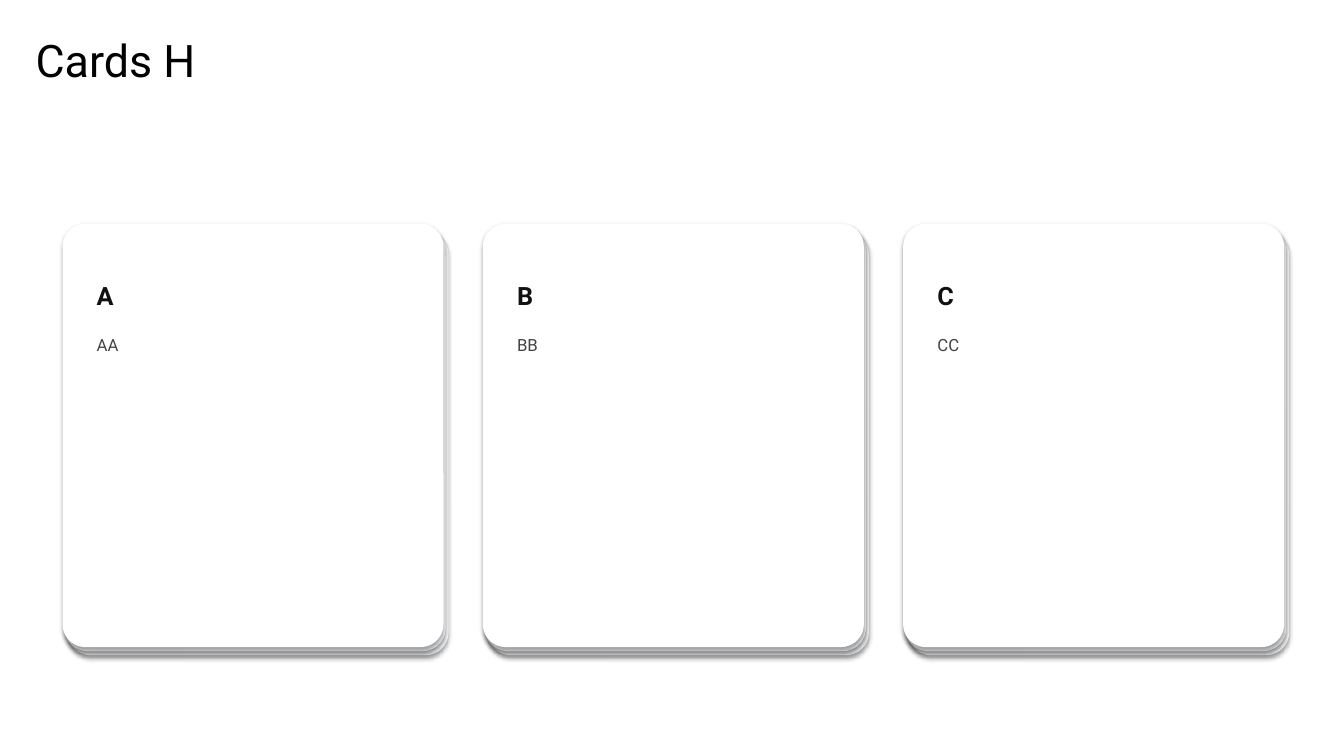
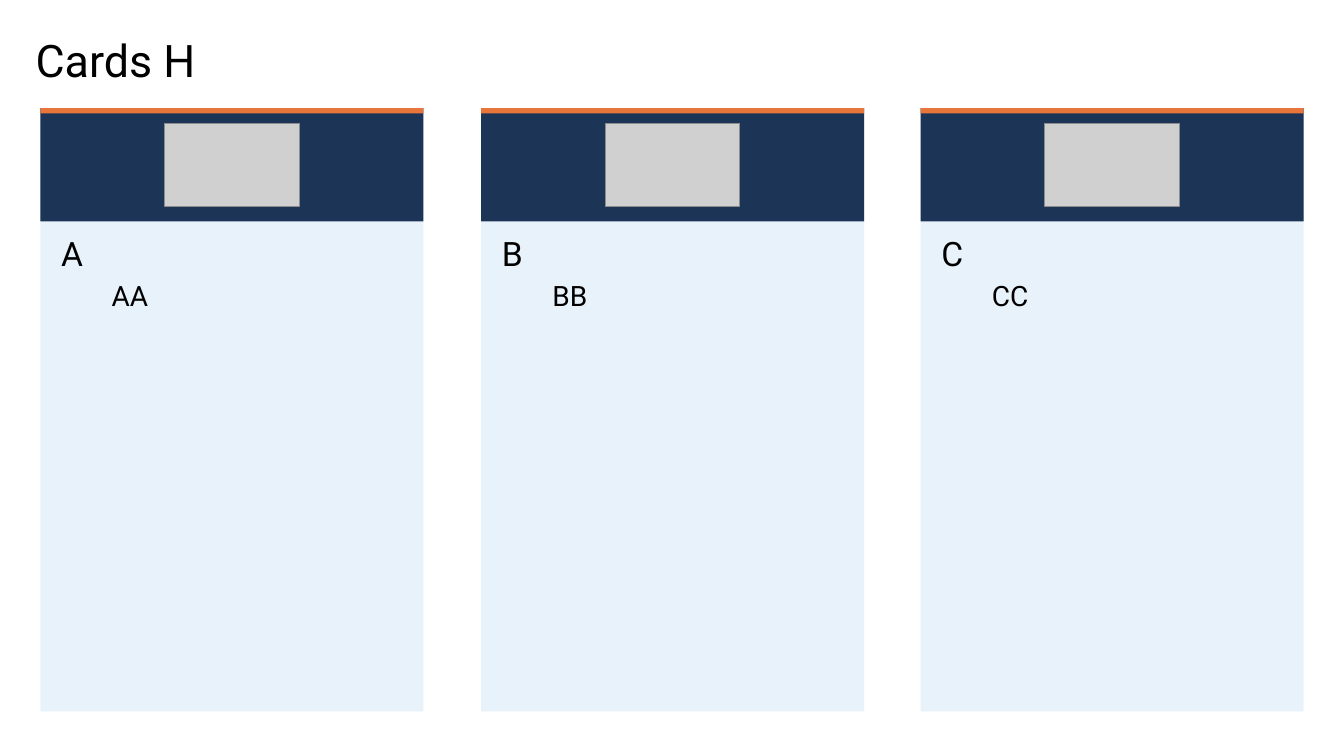
Before and after one commit to ymuichiro/pptx-parser-for-ai, a slide deck: slide 8 of examples/review/sample-deck.generated.pptx. Drawn at 1344x756 pixels with LibreOffice and Linux fonts; fonts in the diff are those of the drawing; grey boxes stand for pictures. Boxes give left, top, right and bottom in pixels: in the first picture for what was removed or moved away, otherwise in the second. Text is boxed around its words. In the diff, an @@ line names an element or a change of style, - is before the commit and + after.

```diff
--- a/examples/review/sample-deck.generated.pptx
+++ b/examples/review/sample-deck.generated.pptx
@@ rectangle added at box(40, 108, 423, 712), fill #E8F2FB @@
@@ rectangle added at box(40, 108, 423, 221), fill #1C3557 @@
@@ rectangle added at box(40, 108, 423, 113), fill #E8763A @@
@@ rectangle added at box(481, 108, 864, 712), fill #E8F2FB @@
@@ rectangle added at box(481, 108, 864, 221), fill #1C3557 @@
@@ rectangle added at box(481, 108, 864, 113), fill #E8763A @@
@@ rectangle added at box(921, 108, 1304, 712), fill #E8F2FB @@
@@ rectangle added at box(921, 108, 1304, 221), fill #1C3557 @@
@@ rectangle added at box(921, 108, 1304, 113), fill #E8763A @@
@@ picture added at box(164, 123, 298, 206) @@
@@ picture added at box(606, 123, 740, 206) @@
@@ picture added at box(1046, 123, 1180, 206) @@
@@ text "A": place and size @@
-text "A" at box(97, 339, 119, 351)
+text "A" at box(61, 242, 149, 306)
@@ rounded rectangle removed at box(63, 224, 444, 647) @@
@@ rounded rectangle removed at box(65, 228, 446, 651) @@
@@ rounded rectangle removed at box(68, 232, 449, 655) @@
@@ rounded rectangle removed at box(483, 224, 864, 647) @@
@@ rounded rectangle removed at box(485, 228, 866, 651) @@
@@ rounded rectangle removed at box(488, 232, 869, 655) @@
@@ text "B": place and size @@
-text "B" at box(517, 339, 538, 351)
+text "B" at box(502, 242, 587, 306)
@@ rounded rectangle removed at box(903, 224, 1285, 647) @@
@@ rounded rectangle removed at box(905, 228, 1287, 651) @@
@@ rounded rectangle removed at box(908, 232, 1290, 655) @@
@@ text "C": place and size @@
-text "C" at box(937, 339, 959, 351)
+text "C" at box(941, 241, 1028, 307)
@@ text at box(61, 242, 83, 266): paragraph added @@
+A
@@ text at box(502, 242, 523, 266): paragraph added @@
+B
@@ text at box(941, 241, 963, 267): paragraph added @@
+C
@@ text removed at box(97, 287, 114, 305) @@
-A
@@ text at box(112, 286, 149, 306): size 12 to 20 pt, text colour #434343 to #000000 in "AA"; list level 1 to 2 in "AA" @@
@@ text removed at box(517, 287, 533, 305) @@
-B
@@ text at box(552, 286, 587, 306): size 12 to 20 pt, text colour #434343 to #000000 in "BB"; list level 1 to 2 in "BB" @@
@@ text removed at box(937, 287, 953, 306) @@
-C
@@ text at box(992, 285, 1028, 307): size 12 to 20 pt, text colour #434343 to #000000 in "CC"; list level 1 to 2 in "CC" @@
```
Also in this commit, not shown: 8 other slides changed, 3 slides added, 3 slides removed, 56 other files.
